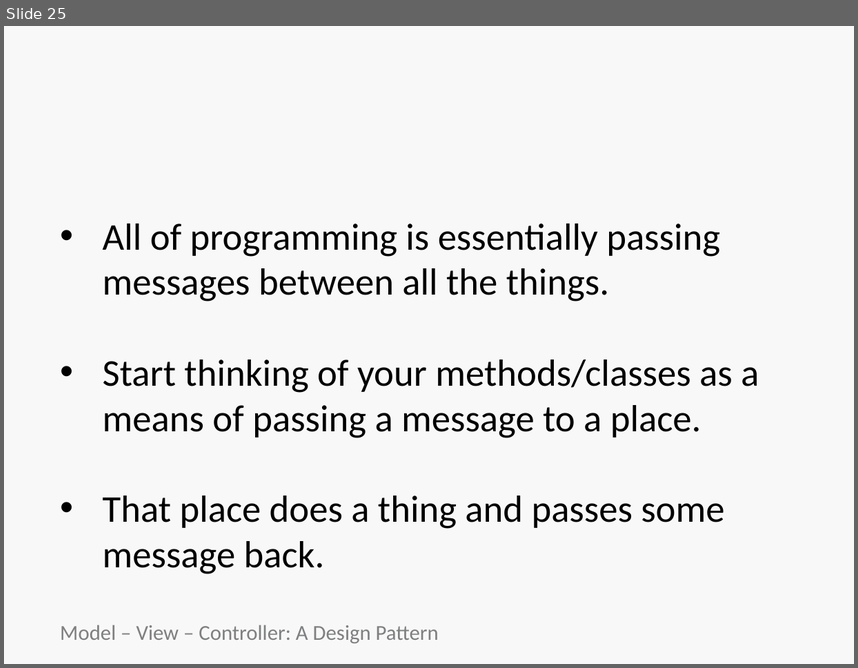
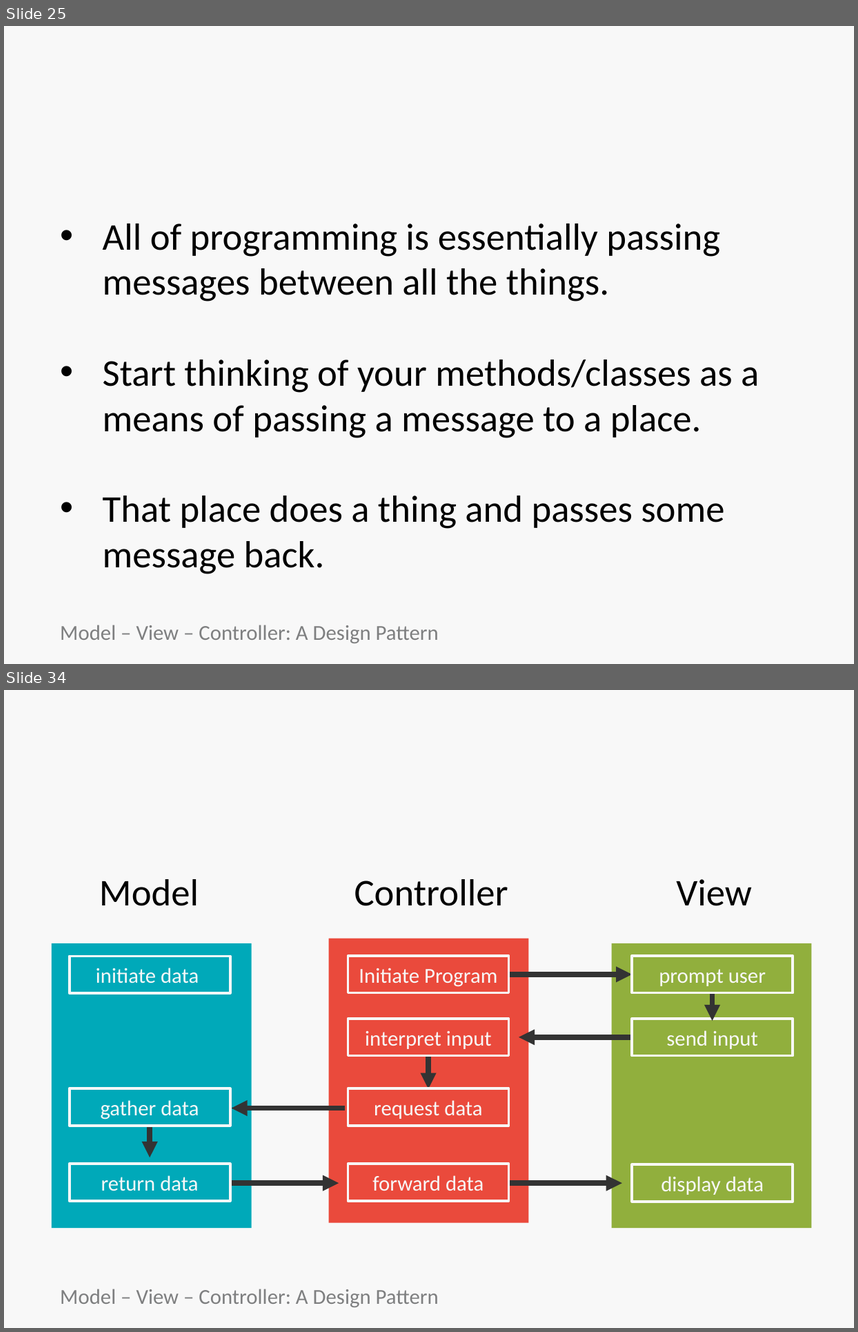
Before and after one commit to bootcoder/lectures, a slide deck: 1phase/ruby-mvc-single-res/HT-MVC.pptx. Shown one above the other, each under a label of ours: slide 25 before the commit, slides 25 and 34 after it; the slides between them are not shown. The pictures are 858x668 and 858x1332 pixels, drawn with LibreOffice and Linux fonts; fonts in the diff are those of the drawing; background and template pictures are left out. Boxes give left, top, right and bottom in pixels: in the first picture for what was removed or moved away, otherwise in the second. Text is boxed around its words. In the diff, an @@ line names an element or a change of style, - is before the commit and + after.

```diff
--- a/1phase/ruby-mvc-single-res/HT-MVC.pptx
+++ b/1phase/ruby-mvc-single-res/HT-MVC.pptx
@@ slide 34 added at (x1=4, y1=690, x2=854, y2=1328), background picture (left out) @@
@@ title added at (x1=30, y1=700, x2=835, y2=807), 44 pt, text #F8F8F8, bold @@
+TODO’s: List
@@ text added at (x1=99, y1=879, x2=199, y2=906), 32 pt, text #000000 @@
+Model
@@ text added at (x1=355, y1=879, x2=508, y2=906), 32 pt, text #000000 @@
+Controller
@@ text added at (x1=676, y1=879, x2=752, y2=906), 32 pt, text #000000 @@
+View
@@ rectangle added at (x1=52, y1=943, x2=252, y2=1228), fill #00A9B9 @@
@@ rectangle added at (x1=70, y1=956, x2=230, y2=993), fill #00A9B9, outline #F8F8F8 2.25 pt, 18 pt, text #F8F8F8 @@
+initiate data
@@ rectangle added at (x1=329, y1=938, x2=528, y2=1223), fill #EA4A3C @@
@@ rectangle added at (x1=348, y1=956, x2=509, y2=993), fill #EA4A3C, outline #F8F8F8 2.25 pt, 18 pt, text #F8F8F8 @@
+Initiate Program
@@ rectangle added at (x1=612, y1=943, x2=811, y2=1228), fill #91AF3D @@
@@ rectangle added at (x1=632, y1=956, x2=793, y2=993), fill #91AF3D, outline #F8F8F8 2.25 pt, 18 pt, text #F8F8F8 @@
+prompt user
@@ arrow added from (509, 974) to (632, 974), #333333 4.5 pt @@
@@ arrow added from (712, 964) to (712, 1021), #333333 4.5 pt @@
@@ rectangle added at (x1=348, y1=1018, x2=509, y2=1055), fill #EA4A3C, outline #F8F8F8 2.25 pt, 18 pt, text #F8F8F8 @@
+interpret input
@@ rectangle added at (x1=632, y1=1018, x2=793, y2=1055), fill #91AF3D, outline #F8F8F8 2.25 pt, 18 pt, text #F8F8F8 @@
+send input
@@ arrow added from (428, 1032) to (428, 1089), #333333 4.5 pt @@
@@ arrow added from (632, 1037) to (519, 1037), #333333 4.5 pt @@
@@ rectangle added at (x1=70, y1=1089, x2=230, y2=1125), fill #00A9B9, outline #F8F8F8 2.25 pt, 18 pt, text #F8F8F8 @@
+gather data
@@ arrow added from (150, 1100) to (150, 1158), #333333 4.5 pt @@
@@ rectangle added at (x1=348, y1=1089, x2=509, y2=1125), fill #EA4A3C, outline #F8F8F8 2.25 pt, 18 pt, text #F8F8F8 @@
+request data
@@ arrow added from (345, 1108) to (231, 1108), #333333 4.5 pt @@
@@ rectangle added at (x1=70, y1=1163, x2=230, y2=1200), fill #00A9B9, outline #F8F8F8 2.25 pt, 18 pt, text #F8F8F8 @@
+return data
@@ rectangle added at (x1=348, y1=1163, x2=509, y2=1200), fill #EA4A3C, outline #F8F8F8 2.25 pt, 18 pt, text #F8F8F8 @@
+forward data
@@ rectangle added at (x1=632, y1=1164, x2=793, y2=1201), fill #91AF3D, outline #F8F8F8 2.25 pt, 18 pt, text #F8F8F8 @@
+display data
@@ arrow added from (226, 1183) to (339, 1183), #333333 4.5 pt @@
@@ arrow added from (509, 1183) to (622, 1183), #333333 4.5 pt @@
@@ text added at (x1=60, y1=1288, x2=439, y2=1307), 18 pt, text #7E7F80 @@
+Model – View – Controller: A Design Pattern
```
Also in this commit, not shown: 7 slides changed, 2 other slides added.
